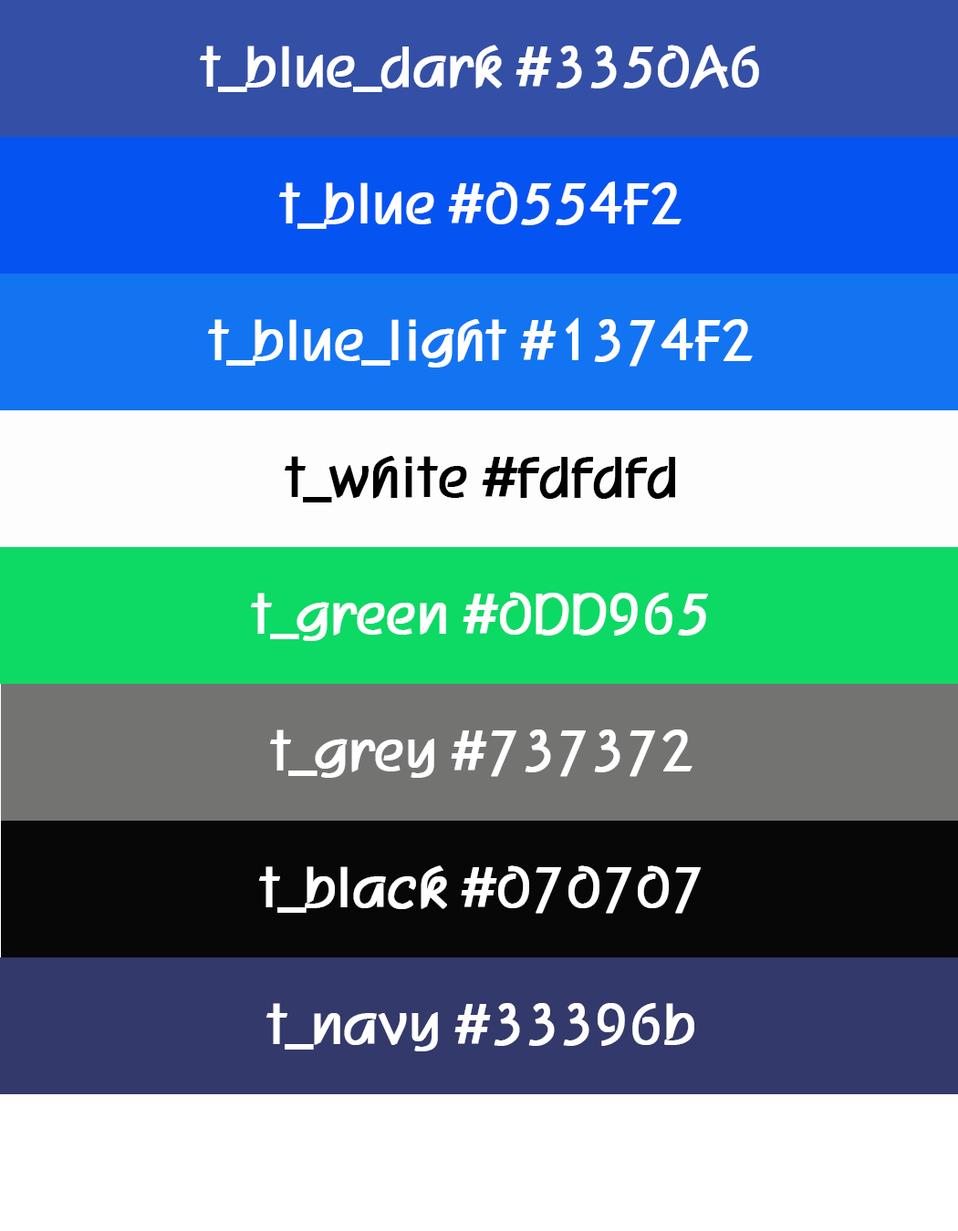
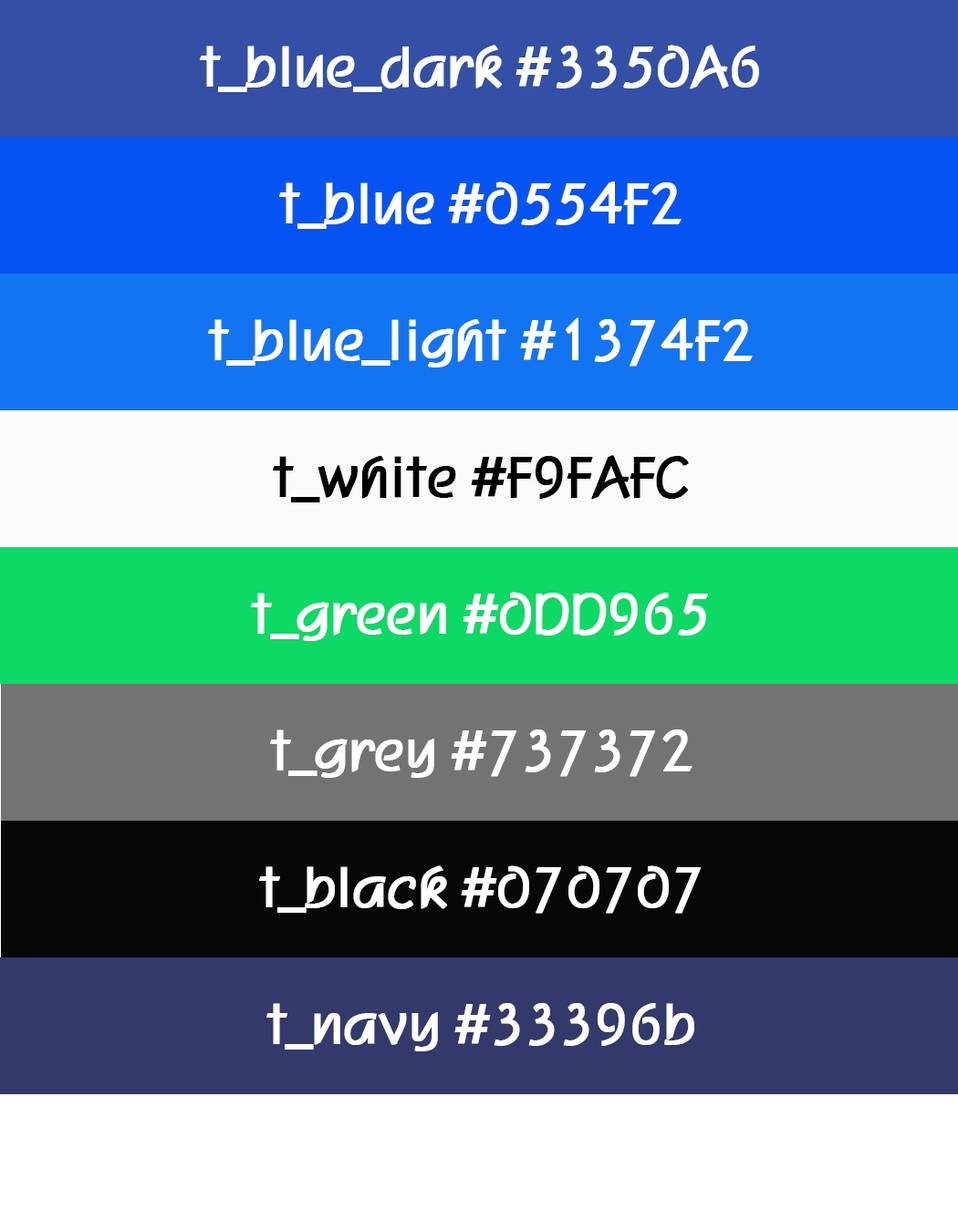
Layer changes from the first 958 × 1231 image to the second:
renamed "t_white #fdfdfd" to "t_white #F9FAFC", painted on it over [272, 455, 689, 503]
painted on "레이어 2 복사 2" over [0, 410, 958, 548]
